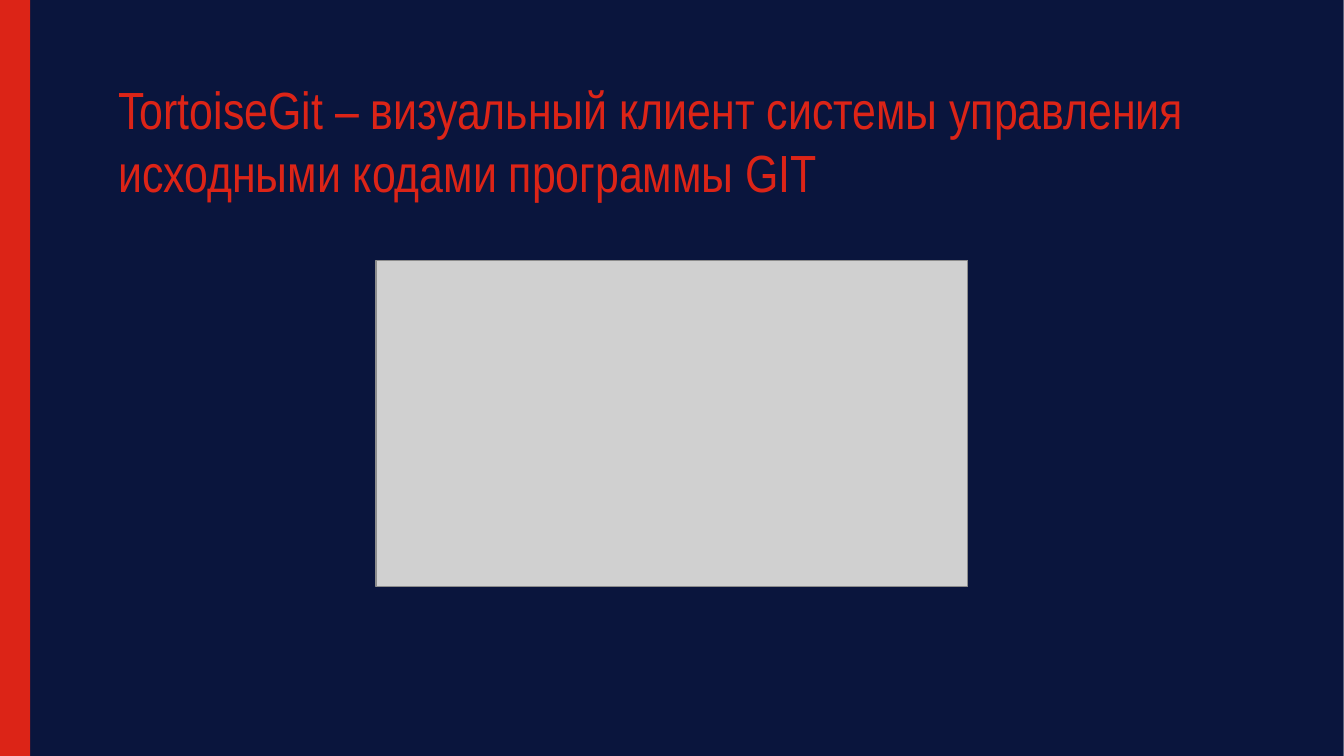
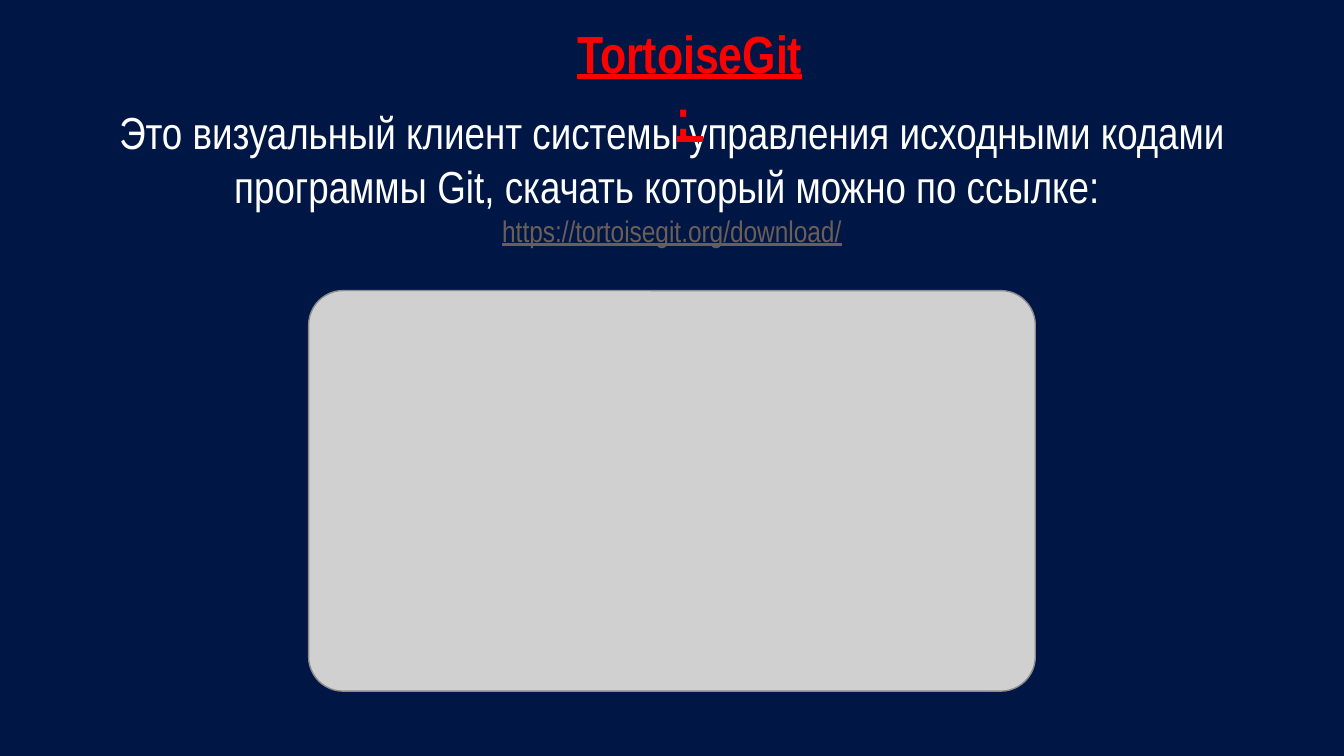
Before and after one commit to gddno/Redmine, a slide deck: slide 12 of Redmine.pptx. Drawn at 1344x756 pixels with LibreOffice and Linux fonts; fonts in the diff are those of the drawing; grey boxes stand for pictures. Boxes give left, top, right and bottom in pixels: in the first picture for what was removed or moved away, otherwise in the second. Text is boxed around its words. In the diff, an @@ line names an element or a change of style, - is before the commit and + after.

```diff
--- a/Redmine.pptx
+++ b/Redmine.pptx
@@ background #FFFFFF to #001746 @@
@@ rectangle removed at (0, 0, 30, 755) @@
@@ rectangle removed at (1, 1, 1343, 756) @@
@@ text added at (577, 35, 802, 79), 28 pt, text #FF0000, bold, underline @@
+TortoiseGit:
@@ title at (119, 115, 1225, 248): text changed; size 28 to 24 pt; text colour #DC2417 to #FFFFFF @@
-TortoiseGit – визуальный клиент системы управления исходными кодами программы GIT
+Это визуальный клиент системы управления исходными кодами программы Git, скачать который можно по ссылке: https://tortoisegit.org/download/
@@ picture: place and size @@
-picture at (376, 261, 968, 587)
+picture at (309, 290, 1036, 691)
```
Also in this commit, not shown: 8 other slides changed, 4 slides added, 3 slides removed, 7 other files.
